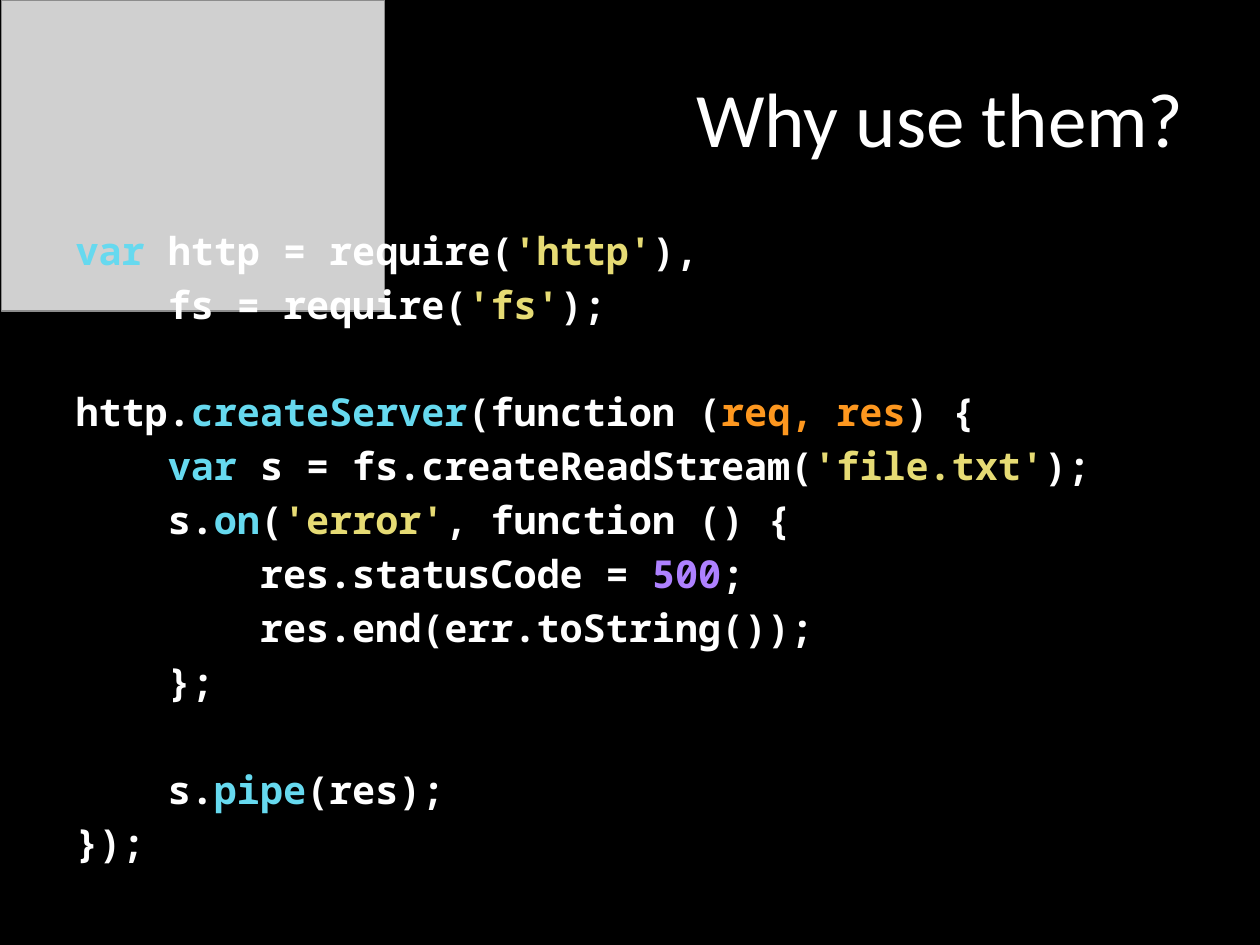
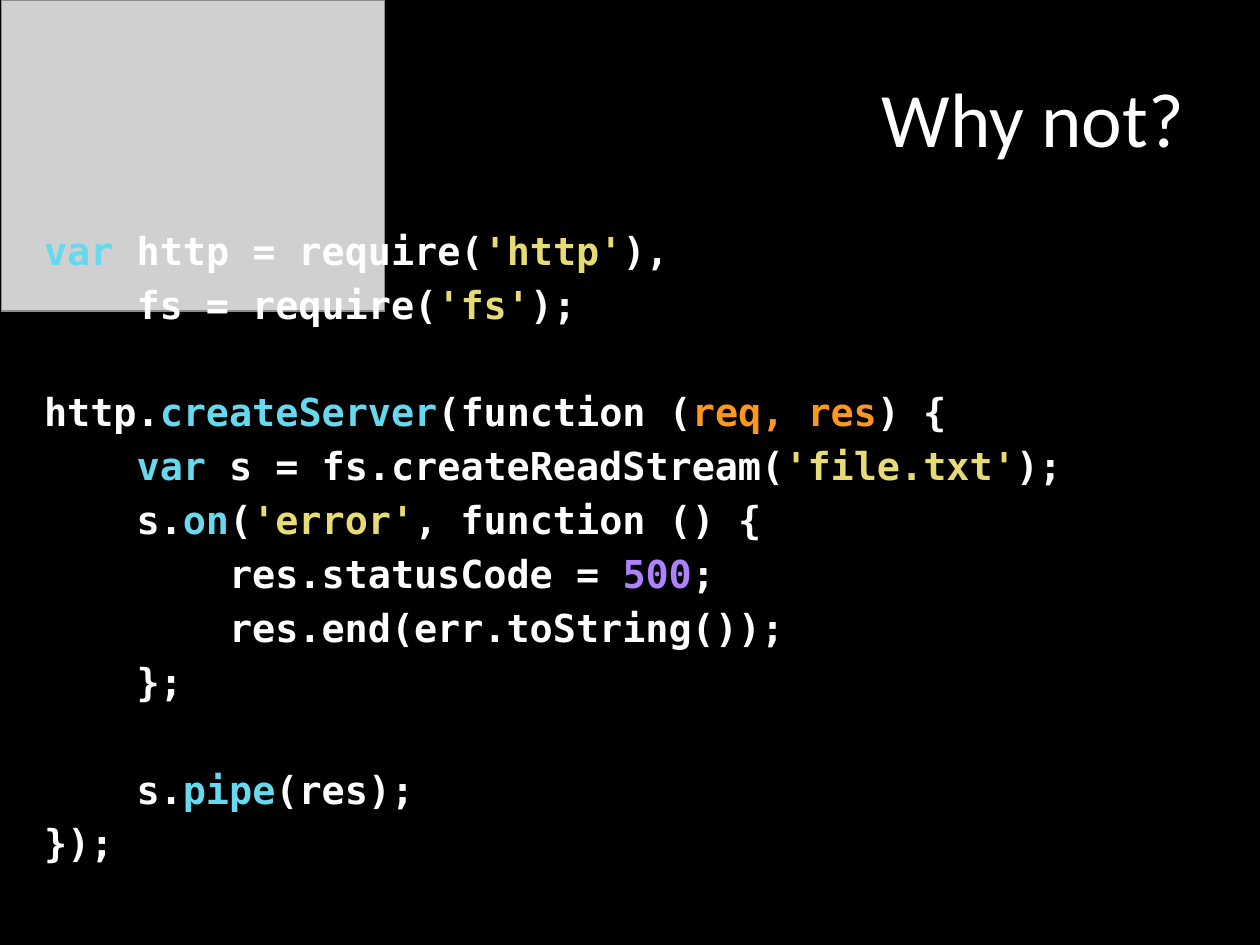
Before and after one commit to mattpodwysocki/SDC2013, a slide deck: slide 12 of SDC2013.pptx (slide 9 before the commit). Drawn at 1260x945 pixels with LibreOffice and Linux fonts; fonts in the diff are those of the drawing; grey boxes stand for pictures. Boxes give left, top, right and bottom in pixels: in the first picture for what was removed or moved away, otherwise in the second. Text is boxed around its words. In the diff, an @@ line names an element or a change of style, - is before the commit and + after.

```diff
--- a/SDC2013.pptx
+++ b/SDC2013.pptx
@@ title at (882,93,1183,160): text changed @@
-Why use them?
+Why not?
@@ text "var http = require('http'),": place and size @@
-text "var http = require('http')," at (76,229,1090,814)
+text "var http = require('http')," at (44,234,1062,812)
@@ text "var http = require('http')," at (44,234,1062,812): font Noto Sans Mono to DejaVu Sans Mono @@
```
Also in this commit, not shown: 17 other slides changed, 7 slides added, 3 other files.
